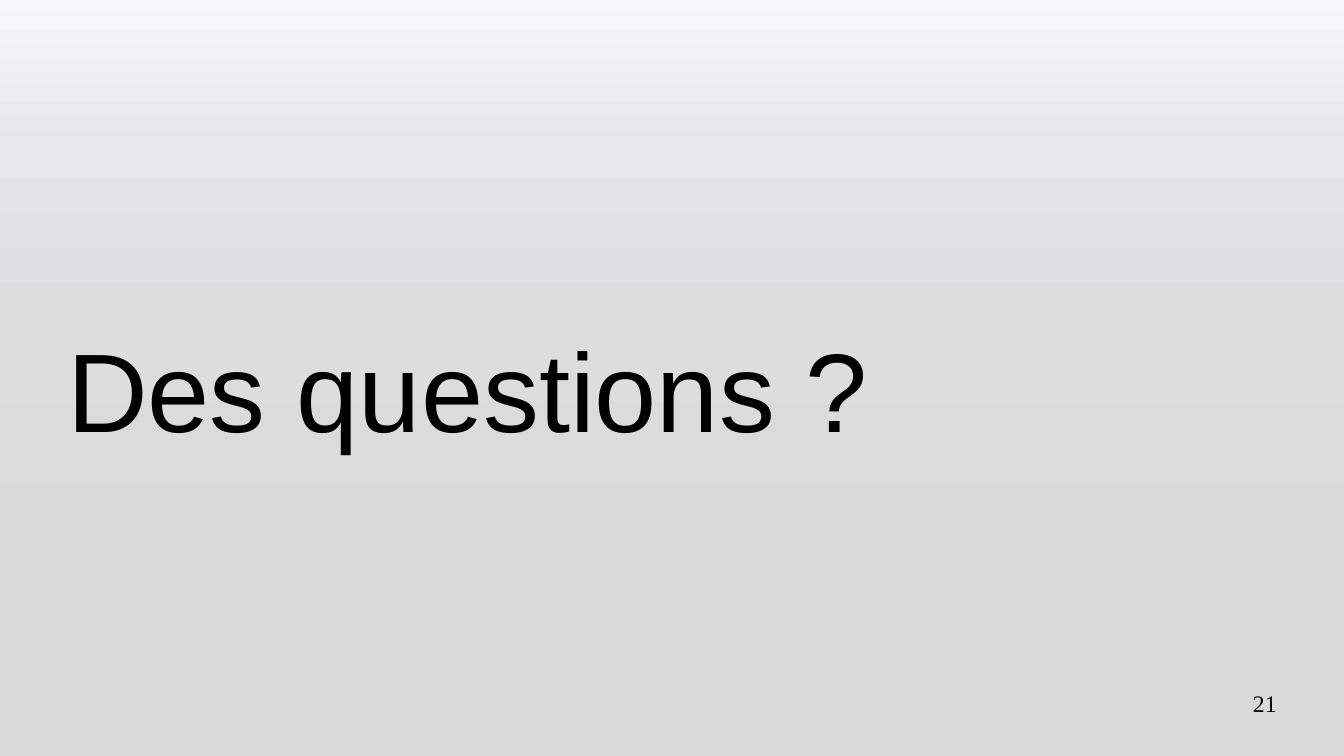
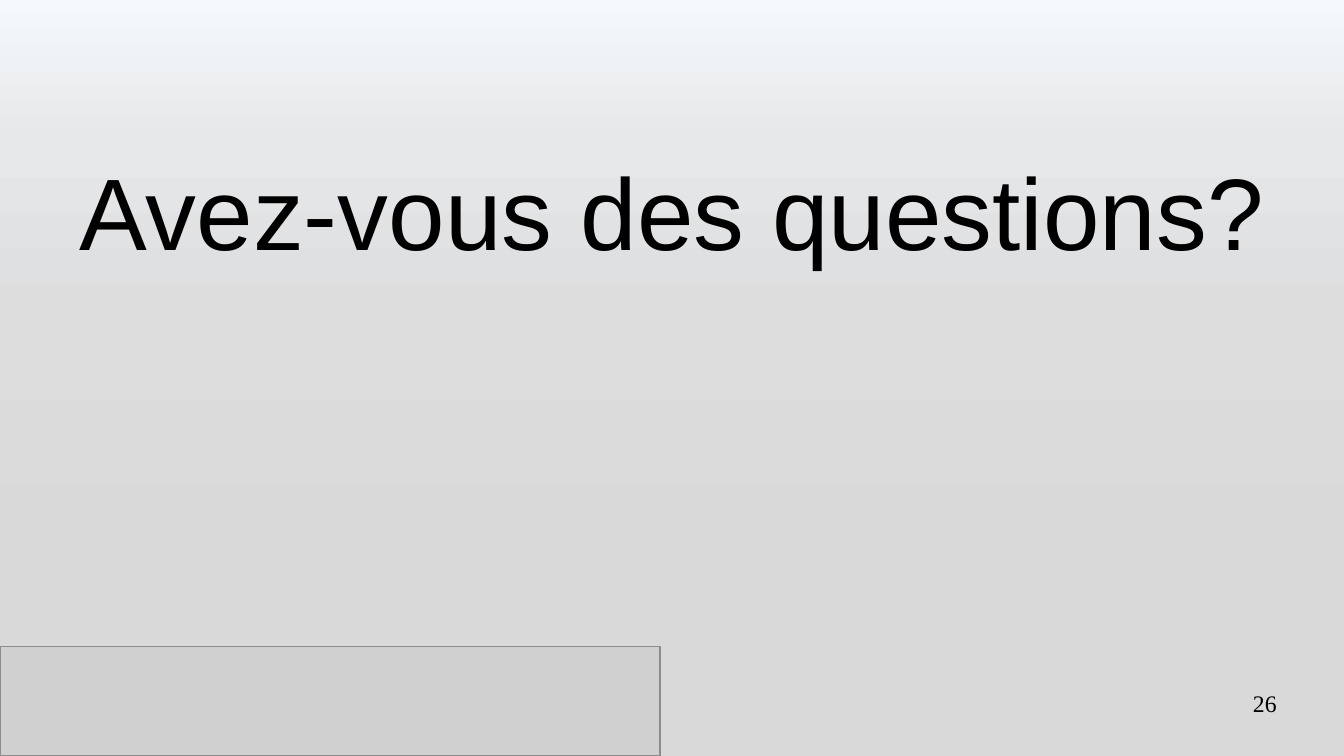
Before and after one commit to romain327/machine-turing, a slide deck: slide 26 of presentation/Presentation Machine de Turing.pptx (slide 21 before the commit). Drawn at 1344x756 pixels with LibreOffice and Linux fonts; fonts in the diff are those of the drawing; grey boxes stand for pictures. Boxes give left, top, right and bottom in pixels: in the first picture for what was removed or moved away, otherwise in the second. Text is boxed around its words. In the diff, an @@ line names an element or a change of style, - is before the commit and + after.

```diff
--- a/presentation/Presentation Machine de Turing.pptx
+++ b/presentation/Presentation Machine de Turing.pptx
@@ subtitle at (80, 176, 1263, 268): text changed; size 66 to 60 pt @@
-Des questions ?
+Avez-vous des questions?
@@ picture added at (0, 646, 660, 756) @@
@@ page number at (1253, 696, 1277, 713): text changed @@
-21
+26
```
Also in this commit, not shown: 12 other slides changed, 6 slides added, 1 slide removed, 12 other files.
